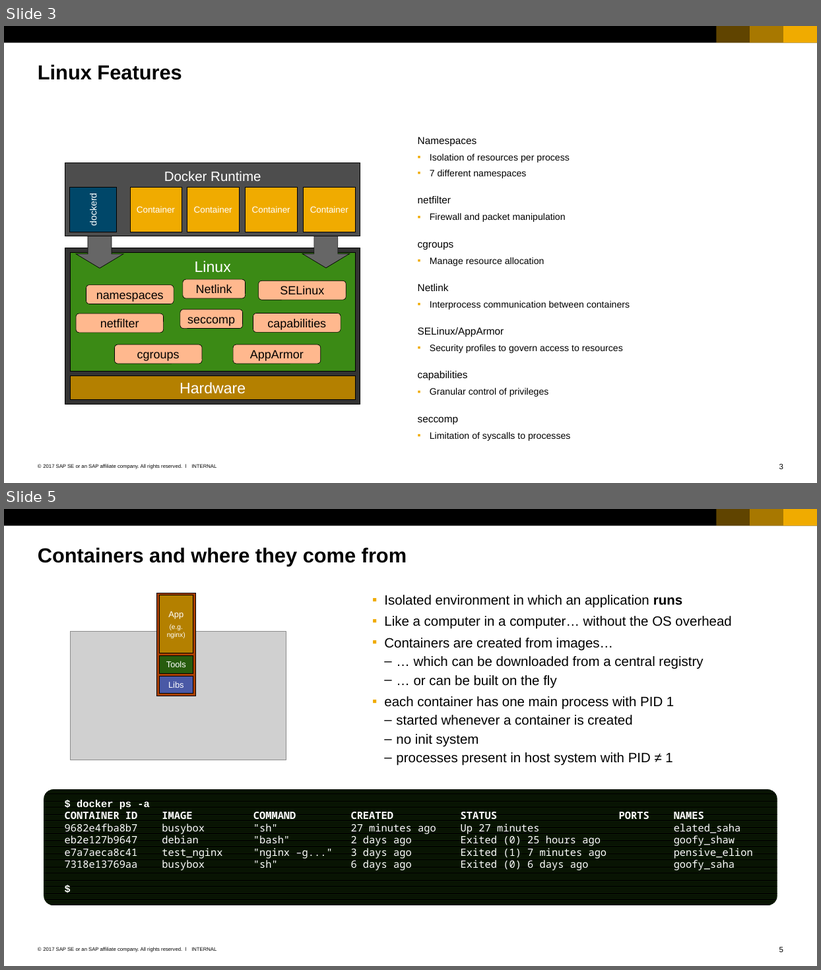
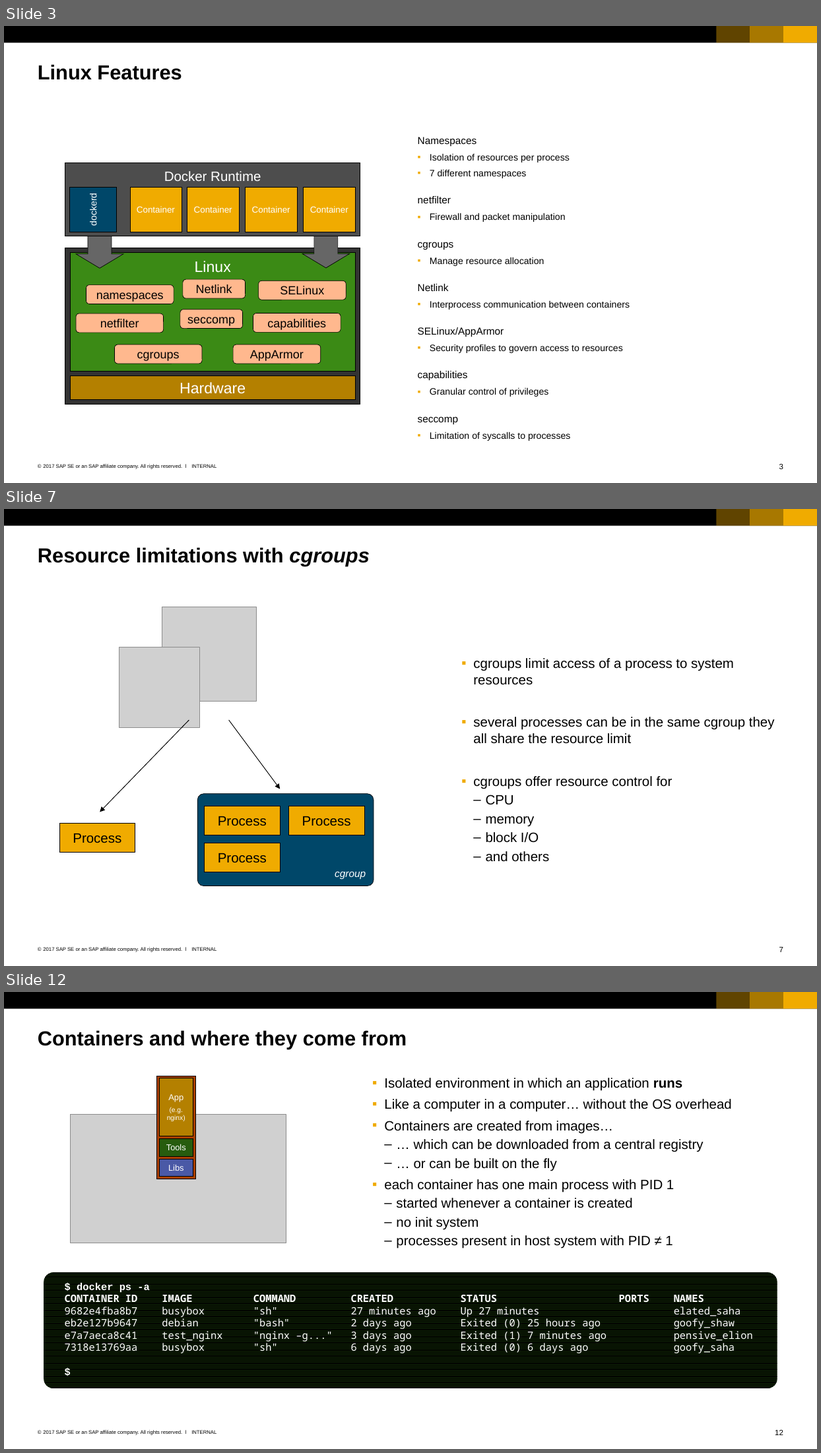
Before and after one commit to cuijiyao01/docker-k8s-training, a slide deck: docker/02_Members_of_docker_universe.pptx. Shown one above the other, each under a label of ours: slides 3 and 5 before the commit, slides 3, 7 and 12 after it; the slides between them are not shown. The pictures are 821x970 and 821x1453 pixels, drawn with LibreOffice and Linux fonts; fonts in the diff are those of the drawing; grey boxes stand for pictures. Boxes give left, top, right and bottom in pixels: in the first picture for what was removed or moved away, otherwise in the second. Text is boxed around its words. In the diff, an @@ line names an element or a change of style, - is before the commit and + after.

```diff
--- a/docker/02_Members_of_docker_universe.pptx
+++ b/docker/02_Members_of_docker_universe.pptx
@@ slide 7 added at [4,509,817,966], background #FFFFFF; not listed: 7 template elements that a slide beside it also shows @@
@@ title added at [38,547,369,566], 24 pt, text #000000, bold @@
+Resource limitations with cgroups
@@ picture added at [162,607,256,702] @@
@@ picture added at [120,648,199,727] @@
@@ text added at [473,658,775,862], 16 pt, text #000000 @@
+  ▪ cgroups limit access of a process to system resources
+  ▪ several processes can be in the same cgroup they all share the resource limit
+  ▪ cgroups offer resource control for
+    – CPU
+    – memory
+    – block I/O
+    – and others
@@ arrow added from (189, 720) to (100, 812), #000000 0.75 pt @@
@@ arrow added from (229, 720) to (280, 789), #000000 0.75 pt @@
@@ rounded rectangle added at [197,793,374,886], fill #00476A, outline #000000 0.5 pt, 12 pt, text #FFFFFF, italic @@
+cgroup
@@ rectangle added at [59,823,135,852], fill #F0AB00, outline #000000 0.5 pt, 16 pt, text #000000 @@
+Process
@@ rectangle added at [205,806,280,835], fill #F0AB00, outline #000000 0.5 pt, 16 pt, text #000000 @@
+Process
@@ rectangle added at [288,806,364,835], fill #F0AB00, outline #000000 0.5 pt, 16 pt, text #000000 @@
+Process
@@ rectangle added at [205,843,280,872], fill #F0AB00, outline #000000 0.5 pt, 16 pt, text #000000 @@
+Process
@@ what was slide 5 is now slide 12 @@
@@ page number at [775,1430,783,1436]: text changed @@
-5
+12
```
Also in this commit, not shown: 2 slides changed, 7 other slides added, 2 slides removed, 1 other file.
